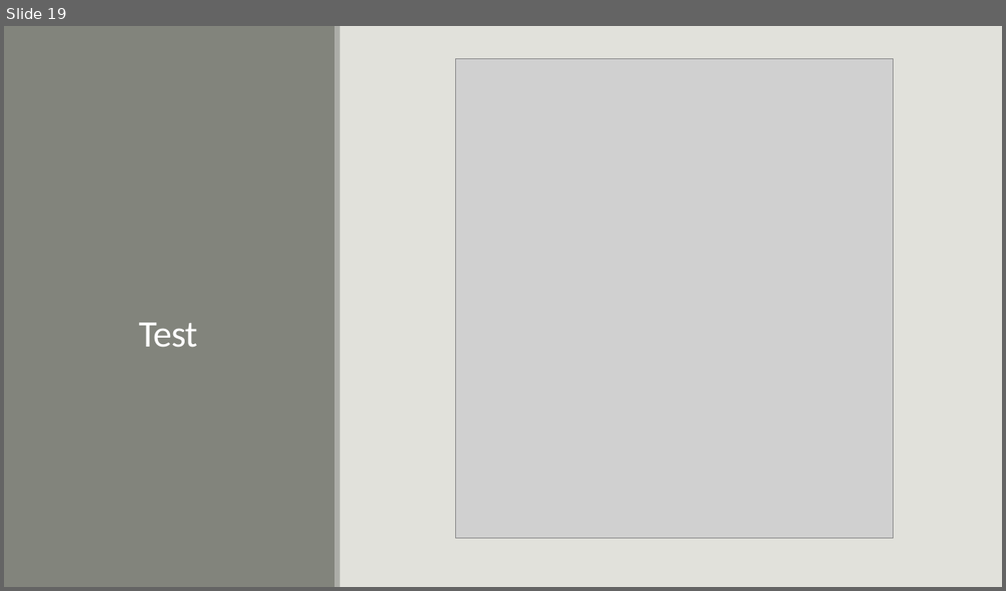
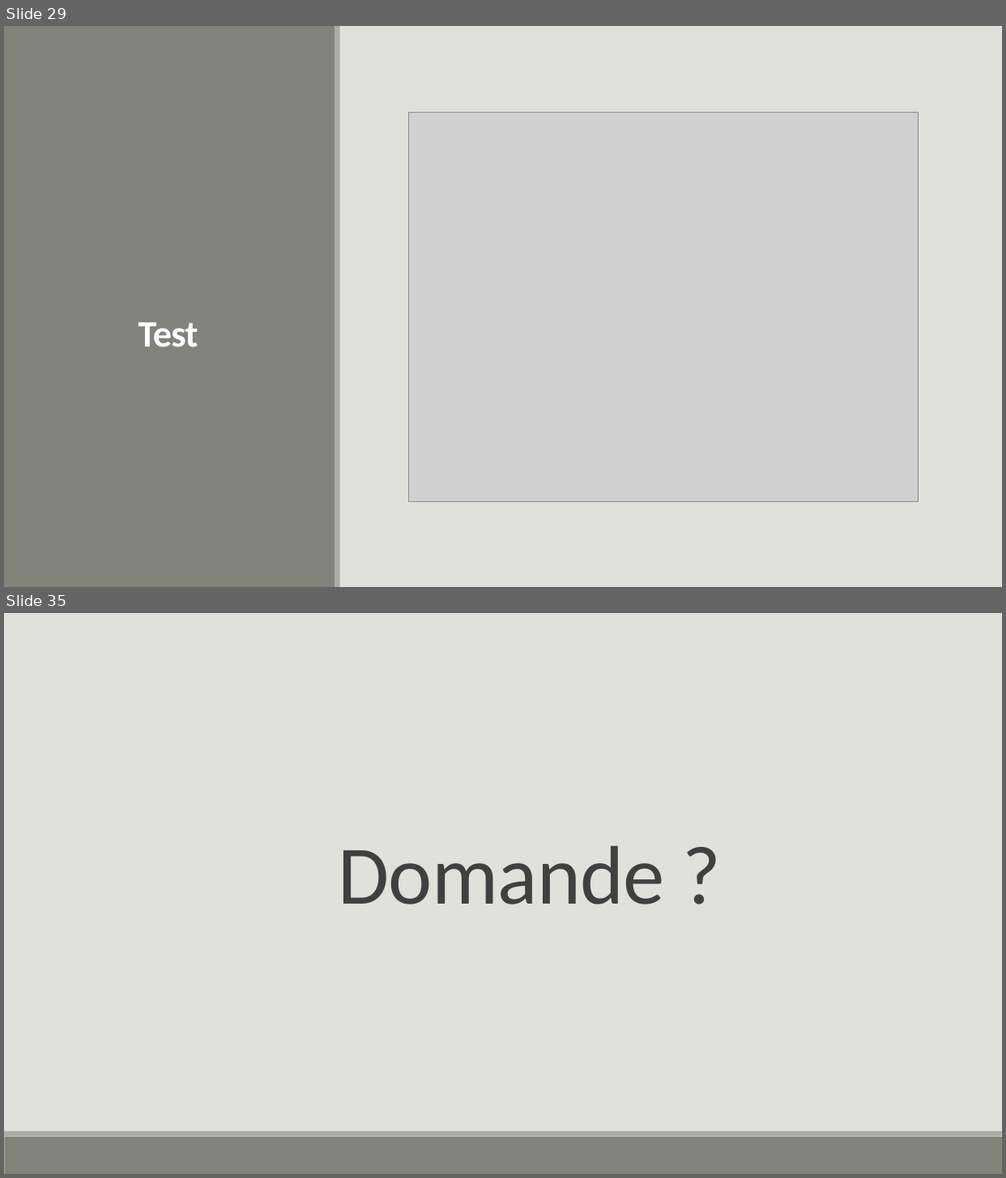
Before and after one commit to DavideSAMT/Progetto_CodiceMorse, a slide deck: Documentazione/Presentazione/CodiceMorse.pptx. Shown one above the other, each under a label of ours: slide 19 before the commit, slides 29 and 35 after it; the slides between them are not shown. The pictures are 1006x591 and 1006x1178 pixels, drawn with LibreOffice and Linux fonts; fonts in the diff are those of the drawing; grey boxes stand for pictures. Boxes give left, top, right and bottom in pixels: in the first picture for what was removed or moved away, otherwise in the second. Text is boxed around its words. In the diff, an @@ line names an element or a change of style, - is before the commit and + after.

```diff
--- a/Documentazione/Presentazione/CodiceMorse.pptx
+++ b/Documentazione/Presentazione/CodiceMorse.pptx
@@ slide 35 added at [4, 613, 1002, 1174], background #E1E1DB @@
@@ text added at [338, 845, 665, 905], 80 pt, text #404040 @@
+Domande ?
@@ rectangle added at [4, 1137, 1002, 1174], fill #82847C @@
@@ rectangle added at [4, 1131, 1002, 1137], fill #ACADA8 @@
@@ what was slide 19 is now slide 29 @@
@@ slide 29 changed as well @@
@@ picture: place and size @@
-picture at [455, 59, 893, 539]
+picture at [408, 112, 918, 502]
@@ title "Test" at [138, 322, 198, 348]: bold on @@
```
Also in this commit, not shown: 10 other slides changed, 20 other slides added, 6 slides removed.
